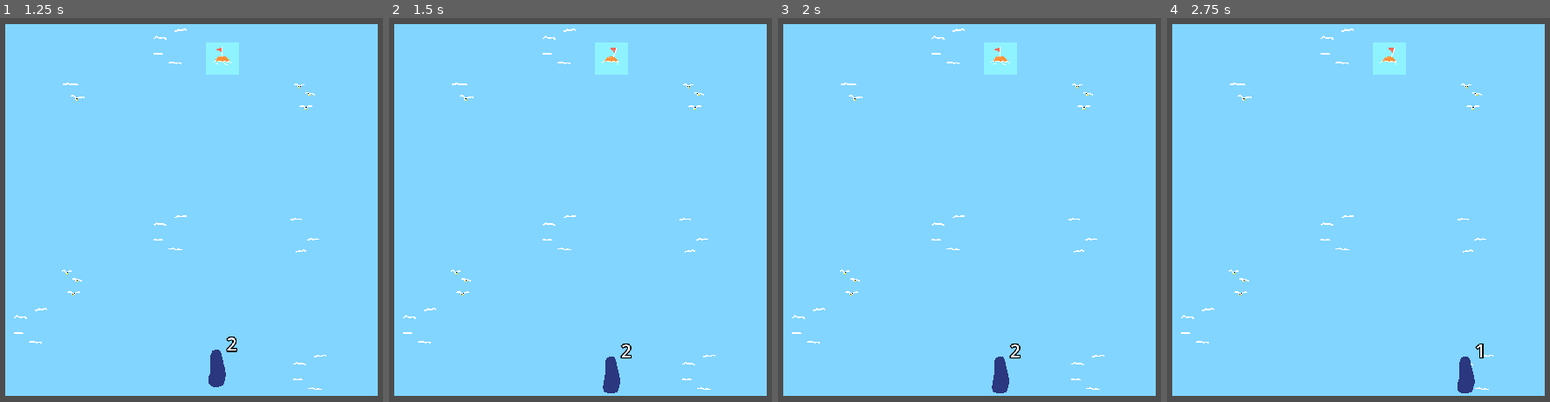
Above: before the commit, frames 1-4 (left to right).
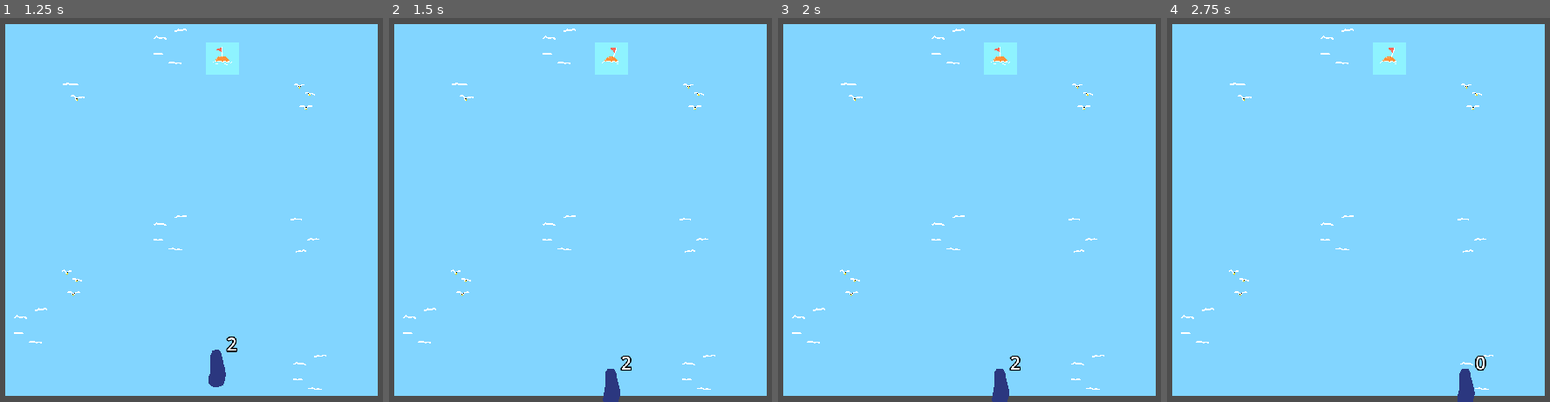
Above: after the commit, the same moments.

Repository: omar-h-omar/submania
Game: Godot game, scene res://scenes/game.tscn
Two runs of this game, one before a commit and one after it. Both use one fixed random seed, a clock stepped at 60 frames per second and the inputs below.
Inputs:
- Up to frame 1 (1.25 s): hold Right (right) from 0.53 s (still down)
- Up to frame 2 (1.5 s): release Right (right) at 1.28 s; hold Down (down) from 1.28 s (still down)
- Up to frame 3 (2 s): keep holding Down (down)
- Up to frame 4 (2.75 s): tap Enter at 2 s; release Down (down) at 2.03 s; hold Right (right) from 2.03 s (still down)

Frame 1 is identical in both runs. In frame 2, 0.4% of the frame differs, in the area x 55-64%, y 84-100%; in frame 3, 0.4%; in frame 4, 0.4%.

Commit message:
add restart and gameover screen

Diff:
--- a/scenes/game.gd
+++ /dev/null
@@ -1,6 +0,0 @@
-extends Node2D
-
-# Called every frame. 'delta' is the elapsed time since the previous frame.
-func _process(delta):
-	if Input.is_action_just_pressed("restart"):
-		get_tree().reload_current_scene()
--- a/scenes/game.tscn
+++ b/scenes/game.tscn
@@ -1,11 +1,19 @@
-[gd_scene load_steps=10 format=3 uid="uid://vpviplnr5rjt"]
+[gd_scene load_steps=12 format=3 uid="uid://vpviplnr5rjt"]
 
 [ext_resource type="Texture2D" uid="uid://c83x22bx7vvti" path="res://assets/water.png" id="1_48axx"]
-[ext_resource type="Script" path="res://scenes/game.gd" id="1_nyqwd"]
-[ext_resource type="PackedScene" uid="uid://enkvtyv512t" path="res://scenes/mine.tscn" id="2_5ni10"]
+[ext_resource type="PackedScene" uid="uid://q4qv4npf3jry" path="res://scenes/mine.tscn" id="2_5ni10"]
 [ext_resource type="PackedScene" uid="uid://dgcpspdc4t04p" path="res://scenes/submarine.tscn" id="3_6ot8u"]
-[ext_resource type="PackedScene" path="res://scenes/goal.tscn" id="4_c1hwd"]
+[ext_resource type="PackedScene" uid="uid://dgim8u3m1mtf7" path="res://scenes/goal.tscn" id="4_c1hwd"]
 [ext_resource type="Script" path="res://scenes/MinePlacer.gd" id="4_n0dgy"]
+
+[sub_resource type="GDScript" id="GDScript_ka5po"]
+script/source = "extends Node2D
+
+# Called every frame. 'delta' is the elapsed time since the previous frame.
+func _process(delta):
+	if Input.is_action_just_pressed(\"restart\"):
+		get_tree().reload_current_scene()
+"
 
 [sub_resource type="TileSetAtlasSource" id="TileSetAtlasSource_ab8ta"]
 texture = ExtResource("1_48axx")
@@ -1041,8 +1049,14 @@
 
 [sub_resource type="WorldBoundaryShape2D" id="WorldBoundaryShape2D_qkcv7"]
 
+[sub_resource type="LabelSettings" id="LabelSettings_fusaf"]
+font_size = 40
+
+[sub_resource type="LabelSettings" id="LabelSettings_frvln"]
+font_size = 32
+
 [node name="Game" type="Node2D"]
-script = ExtResource("1_nyqwd")
+script = SubResource("GDScript_ka5po")
 
 [node name="TileMap" type="TileMap" parent="."]
 tile_set = SubResource("TileSet_lttmm")
@@ -1112,3 +1126,46 @@
 SpawnBoundsMax = Vector2(1000, 700)
 MinesToSpawn = 30
 MinDistanceBetween = 50.0
+
+[node name="GameOverOverlay" type="Control" parent="."]
+unique_name_in_owner = true
+visible = false
+layout_mode = 3
+anchors_preset = 0
+offset_top = -130.0
+offset_right = 1025.0
+offset_bottom = 908.0
+
+[node name="Panel" type="Panel" parent="GameOverOverlay"]
+layout_direction = 1
+layout_mode = 1
+anchors_preset = 15
+anchor_right = 1.0
+anchor_bottom = 1.0
+grow_horizontal = 2
+grow_vertical = 2
+
+[node name="VSplitContainer" type="VSplitContainer" parent="GameOverOverlay/Panel"]
+layout_mode = 1
+anchors_preset = 8
+anchor_left = 0.5
+anchor_top = 0.5
+anchor_right = 0.5
+anchor_bottom = 0.5
+offset_left = -128.0
+offset_top = -29.0
+offset_right = 128.0
+offset_bottom = 29.0
+grow_horizontal = 2
+grow_vertical = 2
+
+[node name="Label" type="Label" parent="GameOverOverlay/Panel/VSplitContainer"]
+layout_mode = 2
+text = "You submarine did not make it...."
+label_settings = SubResource("LabelSettings_fusaf")
+
+[node name="Label2" type="Label" parent="GameOverOverlay/Panel/VSplitContainer"]
+layout_mode = 2
+text = "Press R to restart"
+label_settings = SubResource("LabelSettings_frvln")
+horizontal_alignment = 1
--- a/scenes/mine.tscn
+++ b/scenes/mine.tscn
@@ -1,12 +1,8 @@
-[gd_scene load_steps=2 format=3 uid="uid://enkvtyv512t"]
+[gd_scene load_steps=2 format=3 uid="uid://q4qv4npf3jry"]
 
 [sub_resource type="CircleShape2D" id="CircleShape2D_0418p"]
 
 [node name="Mine" type="Node2D" groups=["mines"]]
-
-[node name="Marker2D" type="Marker2D" parent="."]
-position = Vector2(6, 0)
-gizmo_extents = 82.1
 
 [node name="MineCollider" type="Area2D" parent="."]
 collision_layer = 2
--- a/scenes/submarine.gd
+++ b/scenes/submarine.gd
@@ -23,10 +23,6 @@
 
 	move_and_slide()
 
-func _mine_detected(body):
-	print("Mine Nearby!")
-	pass # Replace with function body.
-
 func on_level_start():
 	pass
 	#_mines = get_tree().get_nodes_in_group("mines")
@@ -35,6 +31,7 @@
 		#mine.
 
 
+# Mine Detector
 func _on_area_2d_area_entered(area):
 	# Mine area
 	_nearMineCount += 1
@@ -45,3 +42,8 @@
 func _on_area_2d_area_exited(area):
 	_nearMineCount -= 1
 	mines_nearby_label.text = str(_nearMineCount)
+
+# Mine Collision
+func _mine_collision(body):
+	%GameOverOverlay.visible = true
+	LevelManager.gameover()
--- a/scenes/submarine.tscn
+++ b/scenes/submarine.tscn
@@ -34,12 +34,11 @@
 "speed": 3.0
 }]
 
-[sub_resource type="CircleShape2D" id="CircleShape2D_p48oi"]
-
 [sub_resource type="RectangleShape2D" id="RectangleShape2D_msuud"]
 size = Vector2(3.72807, 9.2735)
 
 [sub_resource type="SystemFont" id="SystemFont_iluw7"]
+subpixel_positioning = 0
 
 [sub_resource type="LabelSettings" id="LabelSettings_7rwcn"]
 font = SubResource("SystemFont_iluw7")
@@ -49,8 +48,9 @@
 
 [sub_resource type="CircleShape2D" id="CircleShape2D_2bsgv"]
 
+[sub_resource type="CircleShape2D" id="CircleShape2D_37lgv"]
+
 [node name="Submarine" type="CharacterBody2D" groups=["sub"]]
-collision_mask = 2
 script = ExtResource("1_q8pyt")
 
 [node name="AnimatedSprite2D" type="AnimatedSprite2D" parent="."]
@@ -58,15 +58,10 @@
 animation = &"idle"
 autoplay = "sinking"
 
-[node name="CollisionShape2D" type="CollisionShape2D" parent="."]
-position = Vector2(-1, 0)
-scale = Vector2(1.68, 4.32)
-shape = SubResource("CircleShape2D_p48oi")
-
-[node name="mine collider" type="Area2D" parent="."]
+[node name="ShipBody" type="Area2D" parent="."]
 collision_mask = 2
 
-[node name="CollisionShape2D" type="CollisionShape2D" parent="mine collider"]
+[node name="CollisionShape2D" type="CollisionShape2D" parent="ShipBody"]
 position = Vector2(5.96046e-07, -1.4)
 scale = Vector2(9.12, 9.36)
 shape = SubResource("RectangleShape2D_msuud")
@@ -79,13 +74,16 @@
 text = "0"
 label_settings = SubResource("LabelSettings_7rwcn")
 
-[node name="Area2D" type="Area2D" parent="."]
+[node name="MineDetector" type="Area2D" parent="."]
 collision_mask = 2
 
-[node name="CollisionShape2D2" type="CollisionShape2D" parent="Area2D"]
+[node name="CollisionShape2D2" type="CollisionShape2D" parent="MineDetector"]
 scale = Vector2(25, 25)
 shape = SubResource("CircleShape2D_2bsgv")
 
-[connection signal="body_entered" from="mine collider" to="." method="_mine_detected"]
-[connection signal="area_entered" from="Area2D" to="." method="_on_area_2d_area_entered"]
-[connection signal="area_exited" from="Area2D" to="." method="_on_area_2d_area_exited"]
+[node name="CollisionShape2D" type="CollisionShape2D" parent="."]
+shape = SubResource("CircleShape2D_37lgv")
+
+[connection signal="area_entered" from="ShipBody" to="." method="_mine_collision"]
+[connection signal="area_entered" from="MineDetector" to="." method="_on_area_2d_area_entered"]
+[connection signal="area_exited" from="MineDetector" to="." method="_on_area_2d_area_exited"]
--- a/scripts/level_manager.gd
+++ b/scripts/level_manager.gd
@@ -1,7 +1,8 @@
 extends Node
 
 var current_scene = null
-# Called when the node enters the scene tree for the first time.
+var allow_restart = false
+
 func _ready():
 	var root = get_tree().root
 	current_scene = root.get_child(root.get_child_count() - 1)
@@ -13,3 +14,11 @@
 	current_scene = nextLevel.instantiate()
 	get_tree().root.add_child(current_scene)
 	get_tree().current_scene = current_scene
+
+func gameover():
+	allow_restart = true
+
+func _physics_process(delta):
+	if Input.is_action_just_pressed("restart") && allow_restart:
+		allow_restart = false
+		next_level()
